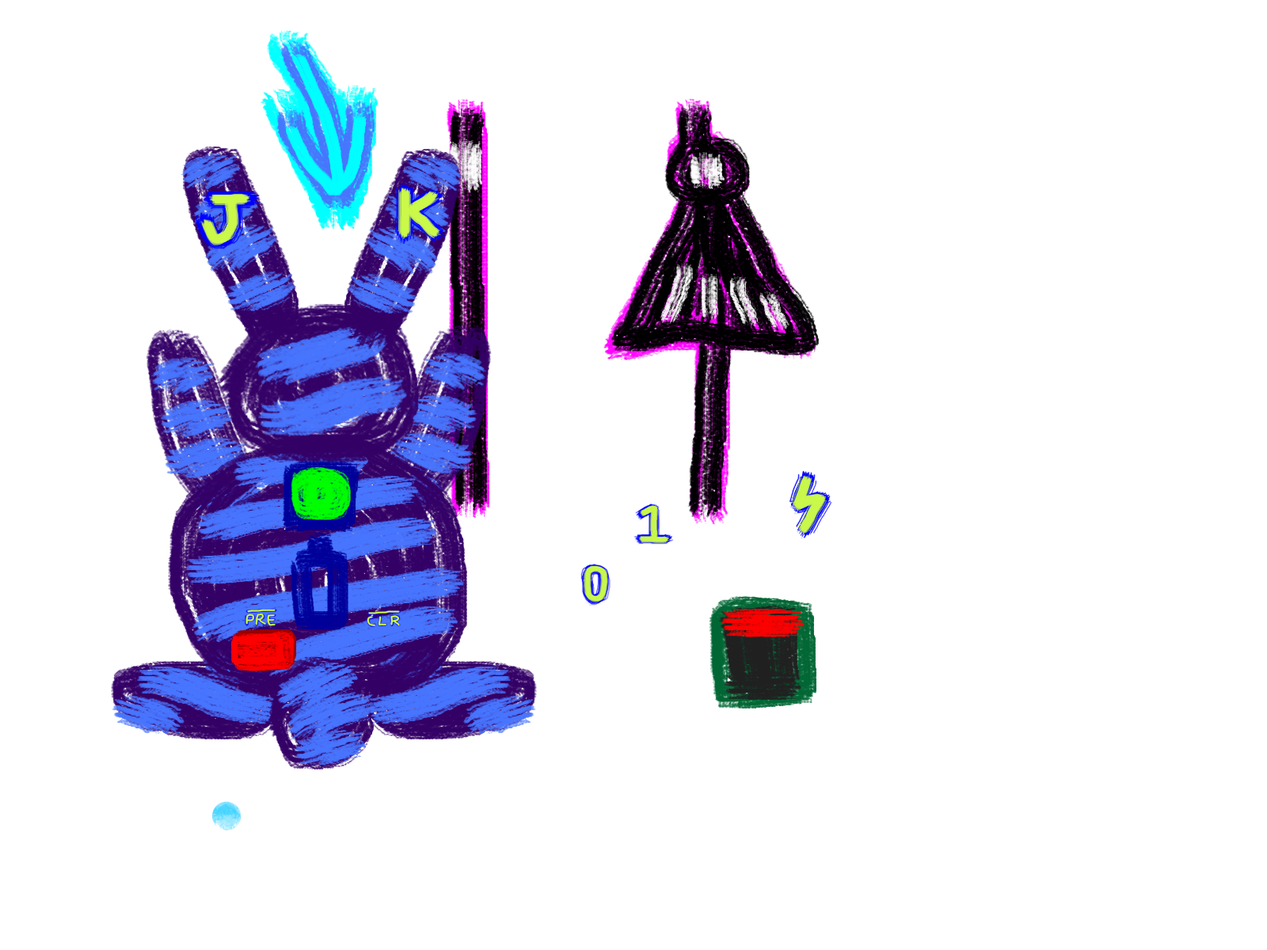
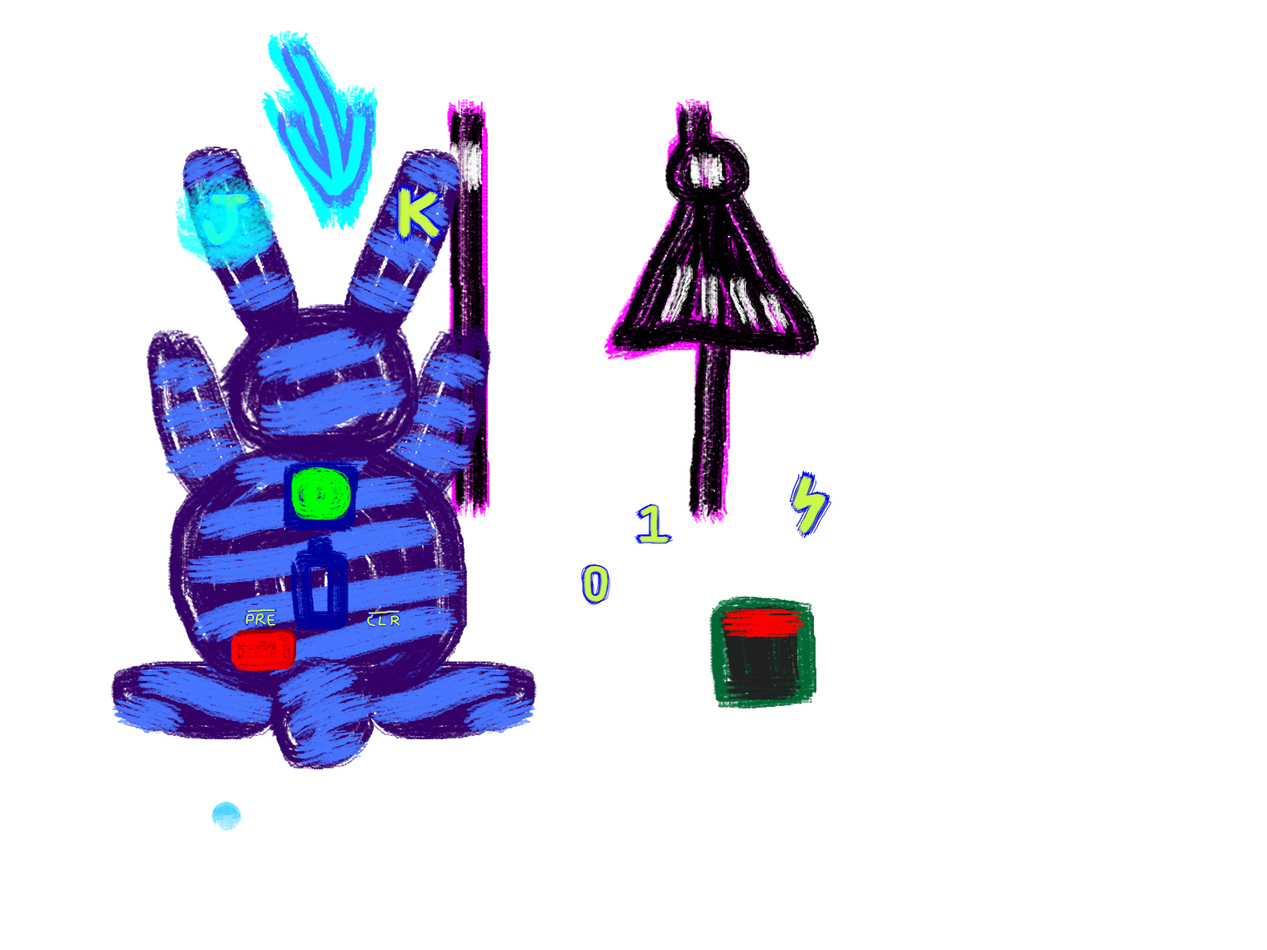
Revision of a layered 1267x950 image; what changed, layer by layer:
added layer "crosshair" in group "And Then There Was One" over [174, 173, 275, 270]
